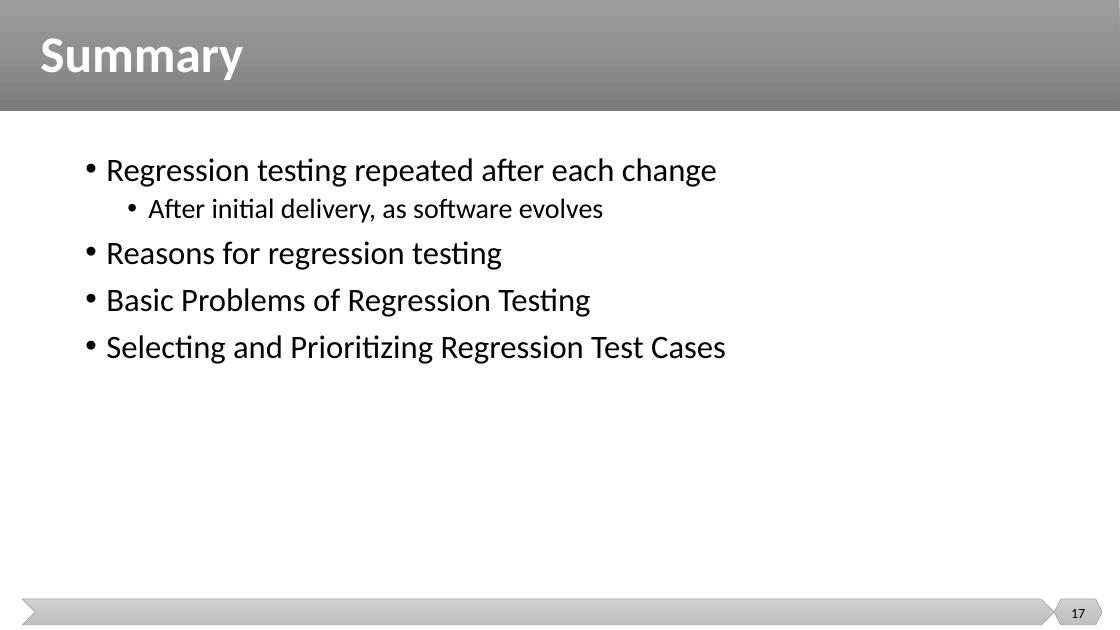
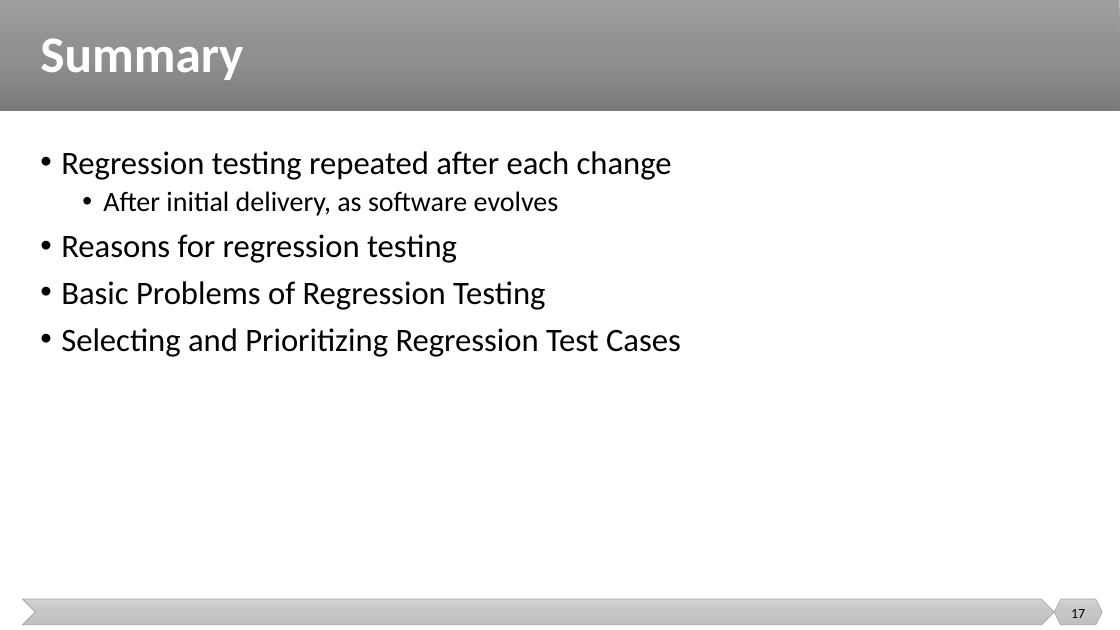
Before and after one commit to malenezi/malenezi, a slide deck: slide 17 of SE401/Lectures/8-Integration, System and Regression Testing/Regression Testing.pptx. Drawn at 1120x630 pixels with LibreOffice and Linux fonts; fonts in the diff are those of the drawing. Boxes give left, top, right and bottom in pixels: in the first picture for what was removed or moved away, otherwise in the second. Text is boxed around its words. In the diff, an @@ line names an element or a change of style, - is before the commit and + after.

```diff
--- a/SE401/Lectures/8-Integration, System and Regression Testing/Regression Testing.pptx
+++ b/SE401/Lectures/8-Integration, System and Regression Testing/Regression Testing.pptx
@@ text "Regression testing repeated after each ...": place and size @@
-text "Regression testing repeated after each ..." at (106, 158, 726, 364)
+text "Regression testing repeated after each ..." at (61, 151, 681, 357)
```
Also in this commit, not shown: 2 other slides changed, 26 other files.
